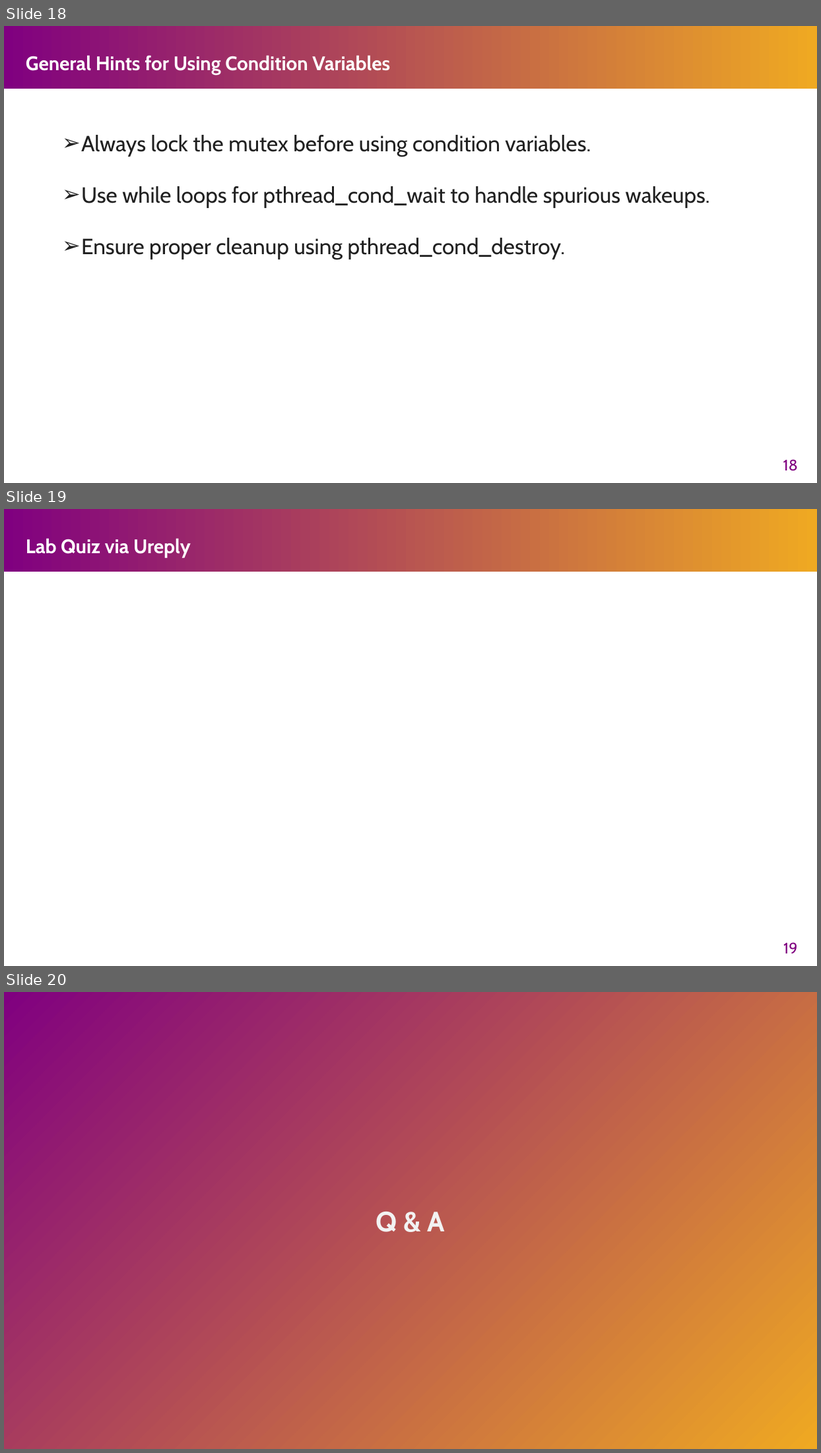
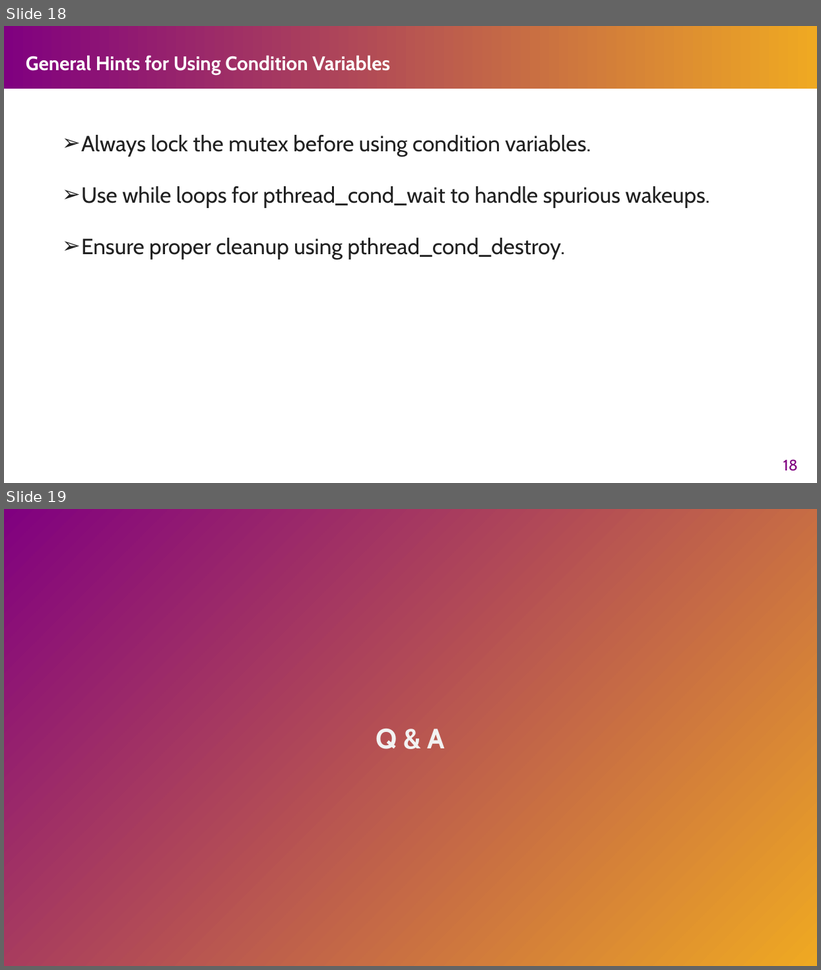
Before and after one commit to henryhxu/CSCI3150, a slide deck: tutorial/T05/tut05.pptx. Shown one above the other, each under a label of ours: slides 18, 19 and 20 before the commit, slides 18 and 19 after it. The pictures are 821x1453 and 821x970 pixels, drawn with LibreOffice and Linux fonts; fonts in the diff are those of the drawing. Boxes give left, top, right and bottom in pixels: in the first picture for what was removed or moved away, otherwise in the second. Text is boxed around its words. In the diff, an @@ line names an element or a change of style, - is before the commit and + after.

```diff
--- a/tutorial/T05/tut05.pptx
+++ b/tutorial/T05/tut05.pptx
@@ slide 19 removed at (4,509,817,966), background #FFFFFF; not listed: 1 template element that a slide beside it also shows @@
@@ title removed at (26,538,191,557) @@
-Lab Quiz via Ureply
@@ page number removed at (783,943,797,954) @@
-19
@@ what was slide 20 is now slide 19 @@
```
Also in this commit, not shown: 1 slide changed.
